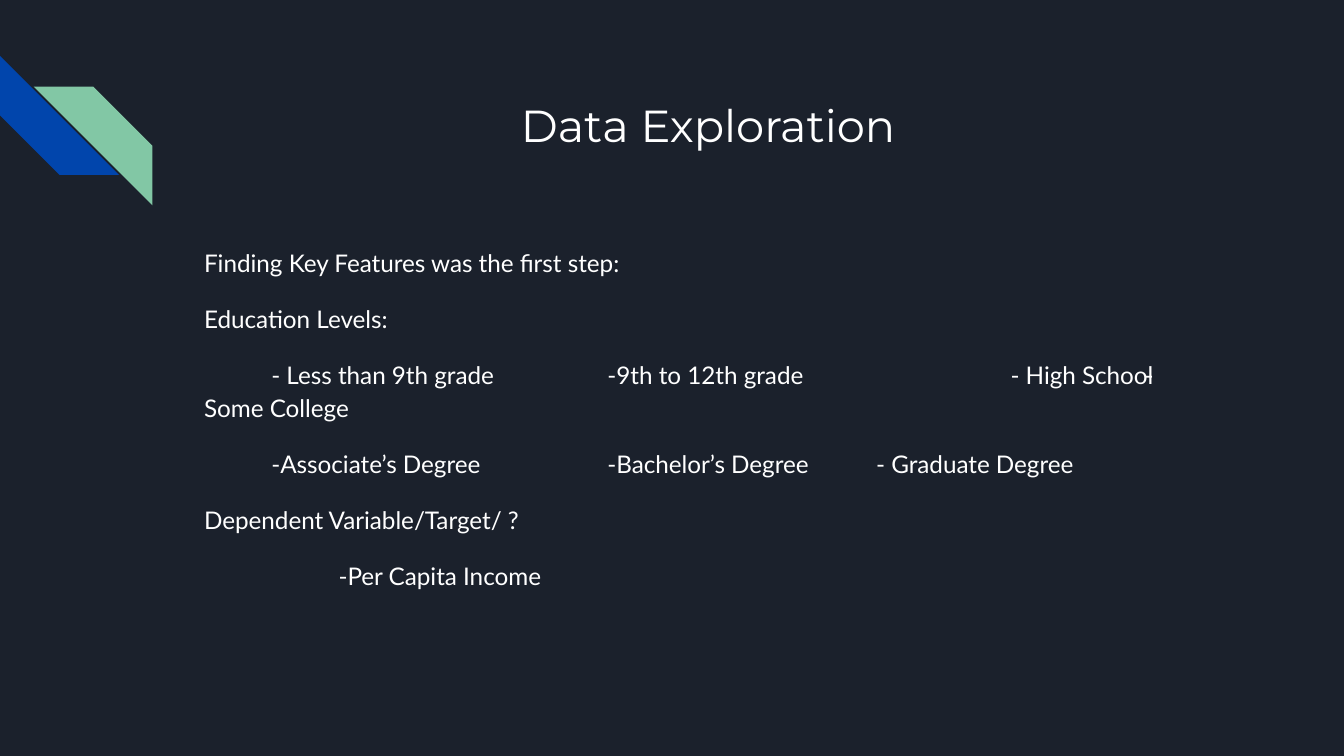
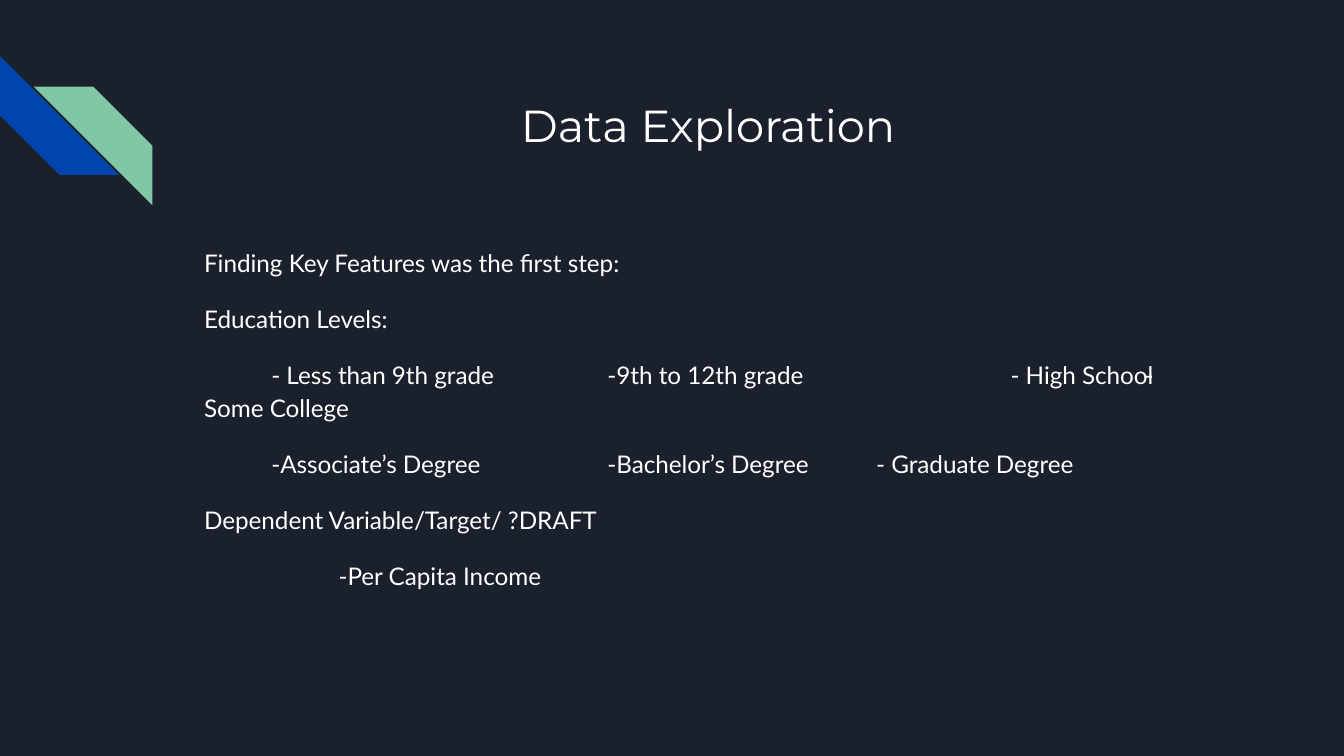
Before and after one commit to VickyCarlson/PCI_Growth, a slide deck: slide 5 of Effect of Educational Attainment on per Capita Growth by State.pptx. Drawn at 1344x756 pixels with LibreOffice and Linux fonts; fonts in the diff are those of the drawing. Boxes give left, top, right and bottom in pixels: in the first picture for what was removed or moved away, otherwise in the second. Text is boxed around its words. In the diff, an @@ line names an element or a change of style, - is before the commit and + after.

```diff
--- a/Effect of Educational Attainment on per Capita Growth by State.pptx
+++ b/Effect of Educational Attainment on per Capita Growth by State.pptx
@@ text at box(204, 511, 597, 534): text changed @@
-Dependent Variable/Target/ ?
+Dependent Variable/Target/ ?DRAFT
```
Also in this commit, not shown: 1 other slide changed, 2 slides added, 1 slide removed.
